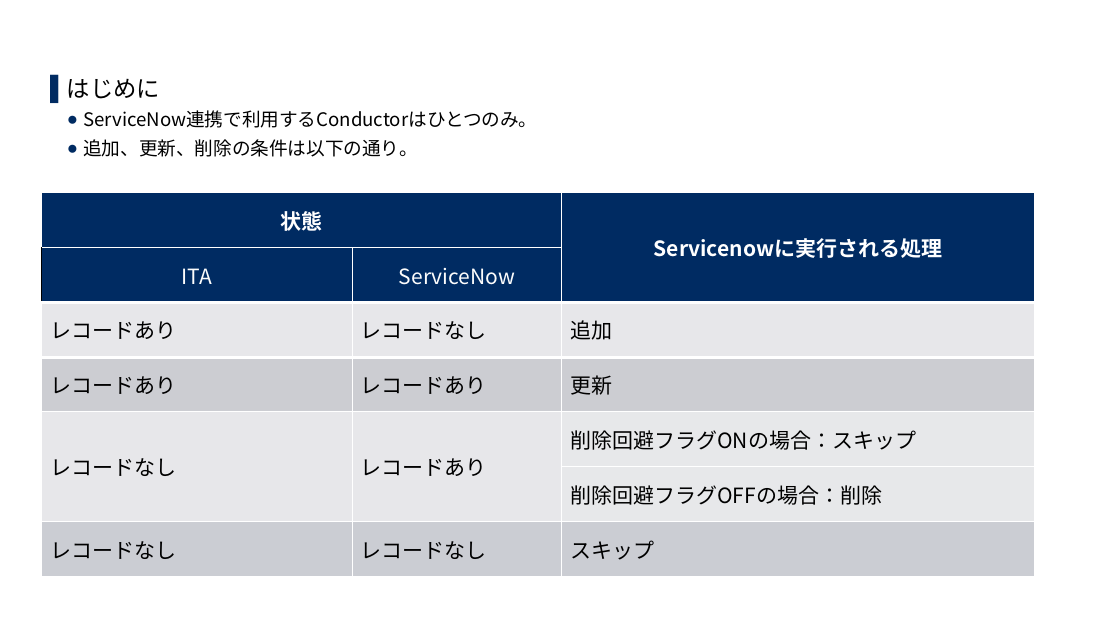
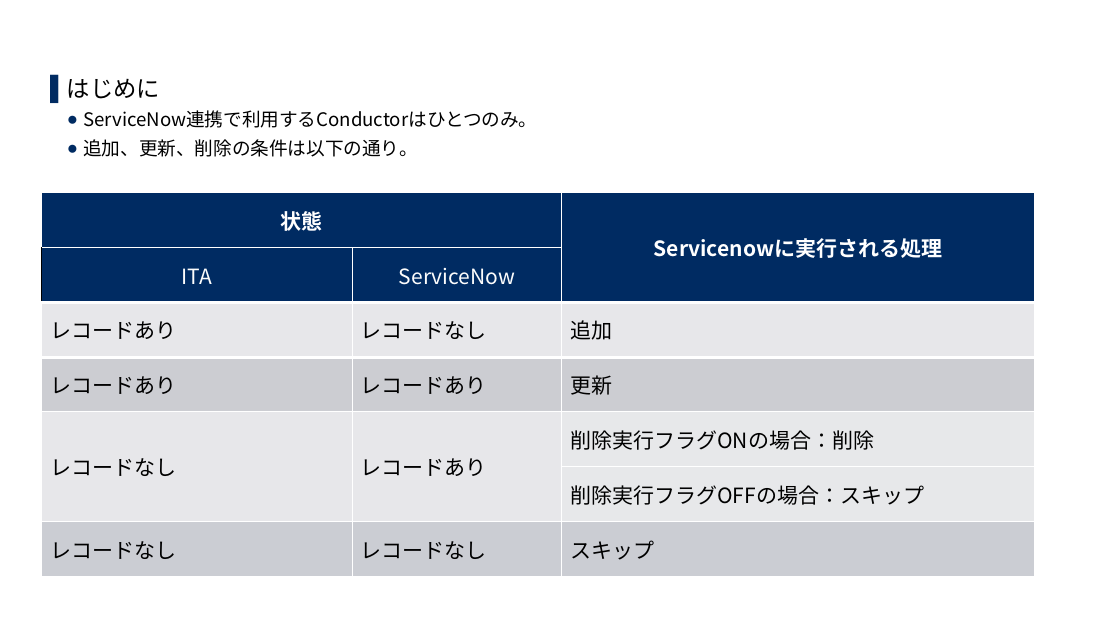
Before and after one commit to exastro-suite/SettingSamples-ServiceNow, a slide deck: slide 23 of docs/setting-samples-servicenow-install_ja.pptx. Drawn at 1120x630 pixels with LibreOffice and Linux fonts; fonts in the diff are those of the drawing; background and template pictures are left out. Boxes give left, top, right and bottom in pixels: in the first picture for what was removed or moved away, otherwise in the second. Text is boxed around its words. In the diff, an @@ line names an element or a change of style, - is before the commit and + after.

```diff
--- a/docs/setting-samples-servicenow-install_ja.pptx
+++ b/docs/setting-samples-servicenow-install_ja.pptx
@@ table at [42,192,1034,576] @@
-row 5, column 3: 削除回避フラグONの場合：スキップ
+row 5, column 3: 削除実行フラグONの場合：削除
-row 6, column 3: 削除回避フラグOFFの場合：削除
+row 6, column 3: 削除実行フラグOFFの場合：スキップ
```
Also in this commit, not shown: 1 other file.
